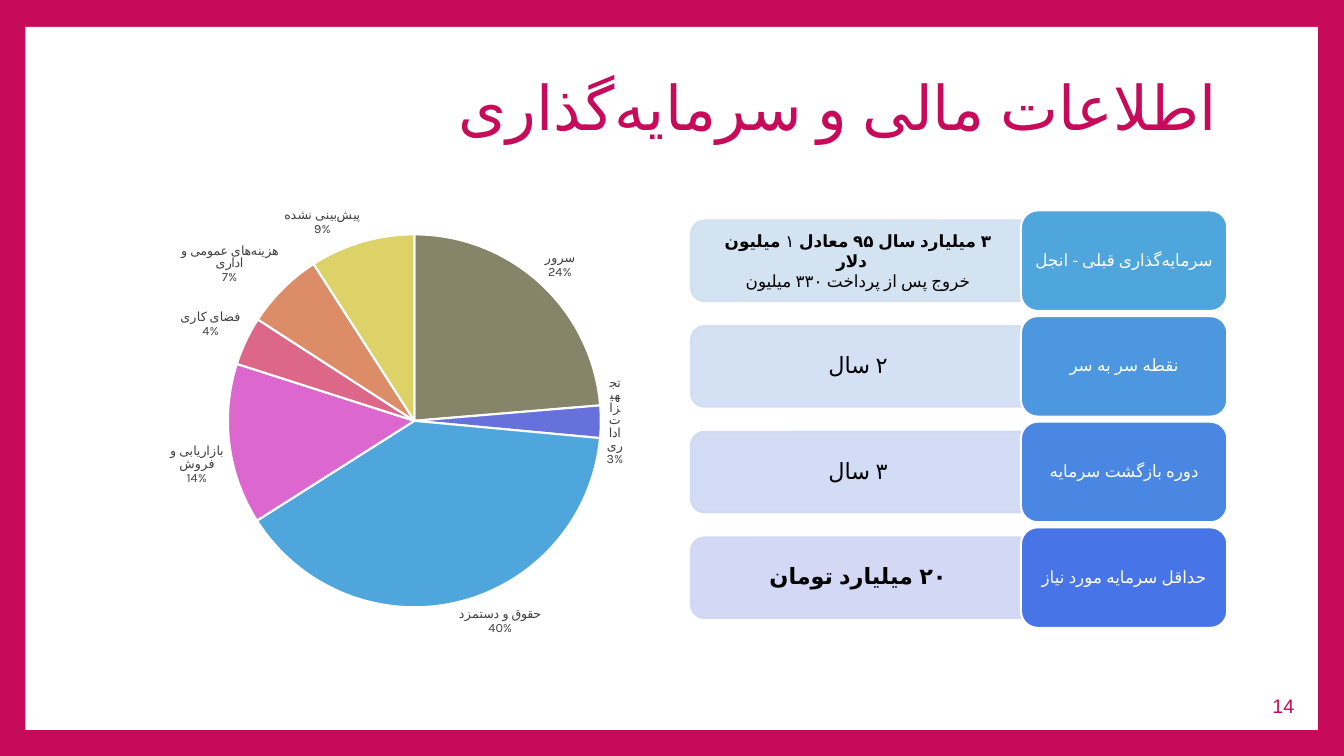
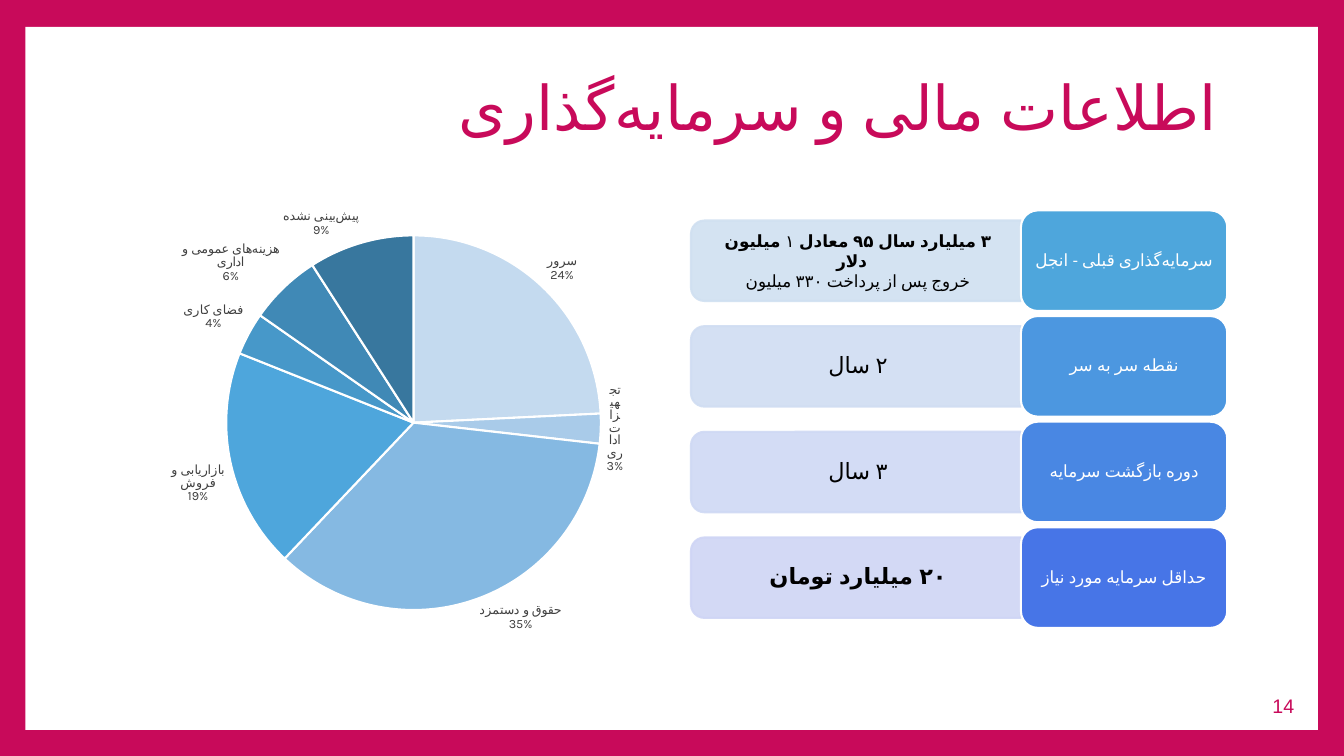
Before and after one commit to ghasemizade/talambar_cdn, a slide deck: slide 14 of business/pitch-deck/v1/Jibres-PitchDeck-v1.pptx. Drawn at 1344x756 pixels with LibreOffice and Linux fonts; fonts in the diff are those of the drawing; background and template pictures are left out. Boxes give left, top, right and bottom in pixels: in the first picture for what was removed or moved away, otherwise in the second. Text is boxed around its words. In the diff, an @@ line names an element or a change of style, - is before the commit and + after.

```diff
--- a/business/pitch-deck/v1/Jibres-PitchDeck-v1.pptx
+++ b/business/pitch-deck/v1/Jibres-PitchDeck-v1.pptx
@@ pie chart at [117,173,650,670] @@
@@ Series 1, حقوق و دستمزد: 40 to 35 @@
@@ Series 1, بازاریابی و فروش: 14 to 19 @@
@@ Series 1, هزینه‌های عمومی و اداری: 7 to 6 @@
@@ colours of single points changed @@
```
Also in this commit, not shown: 4 other files.
